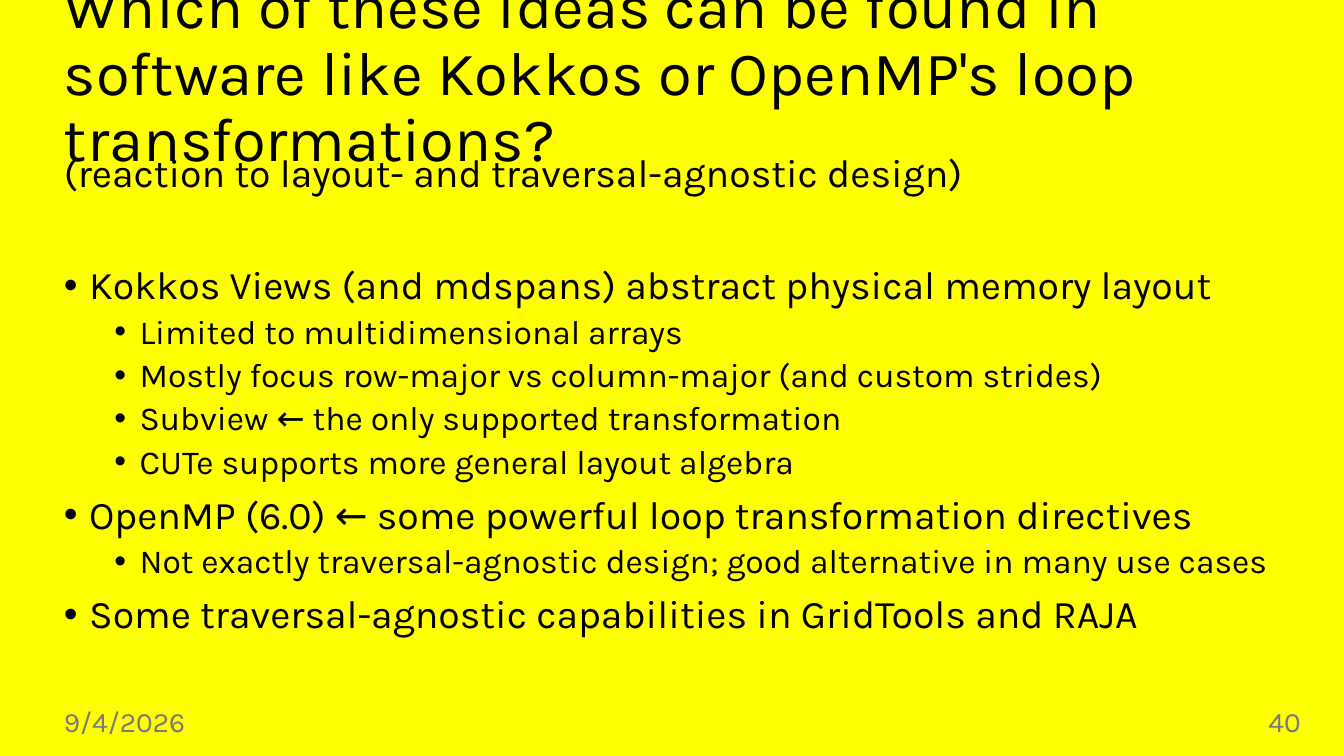
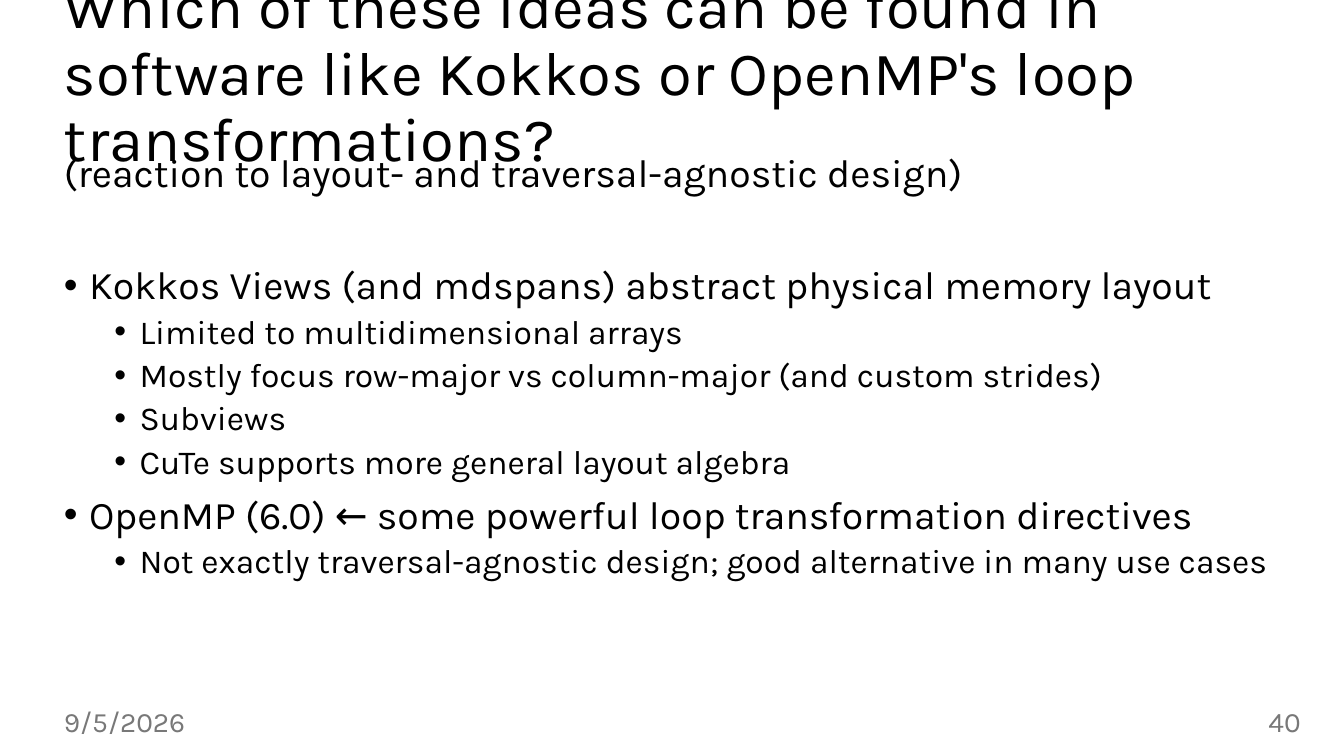
Before and after one commit to jiriklepl/phd-thesis, a slide deck: slide 40 of slides/Optimizing Memory Layouts and Traversal Orders in High-Performance Computing.pptx. Drawn at 1344x756 pixels with LibreOffice and Linux fonts; fonts in the diff are those of the drawing; background and template pictures are left out. Boxes give left, top, right and bottom in pixels: in the first picture for what was removed or moved away, otherwise in the second. Text is boxed around its words. In the diff, an @@ line names an element or a change of style, - is before the commit and + after.

```diff
--- a/slides/Optimizing Memory Layouts and Traversal Orders in High-Performance Computing.pptx
+++ b/slides/Optimizing Memory Layouts and Traversal Orders in High-Performance Computing.pptx
@@ background #FFFF00 to #FFFFFF @@
@@ text at [140,407,791,482]: text changed @@
-  • Subview ← the only supported transformation
-  • CUTe supports more general layout algebra
+  • Subviews
+  • CuTe supports more general layout algebra
@@ text at [89,601,1138,638]: paragraph removed @@
-• Some traversal-agnostic capabilities in GridTools and RAJA
@@ text at [64,711,185,734]: text changed @@
-9/4/2026
+9/5/2026
```
Also in this commit, not shown: 43 other slides changed, 2 slides added.
